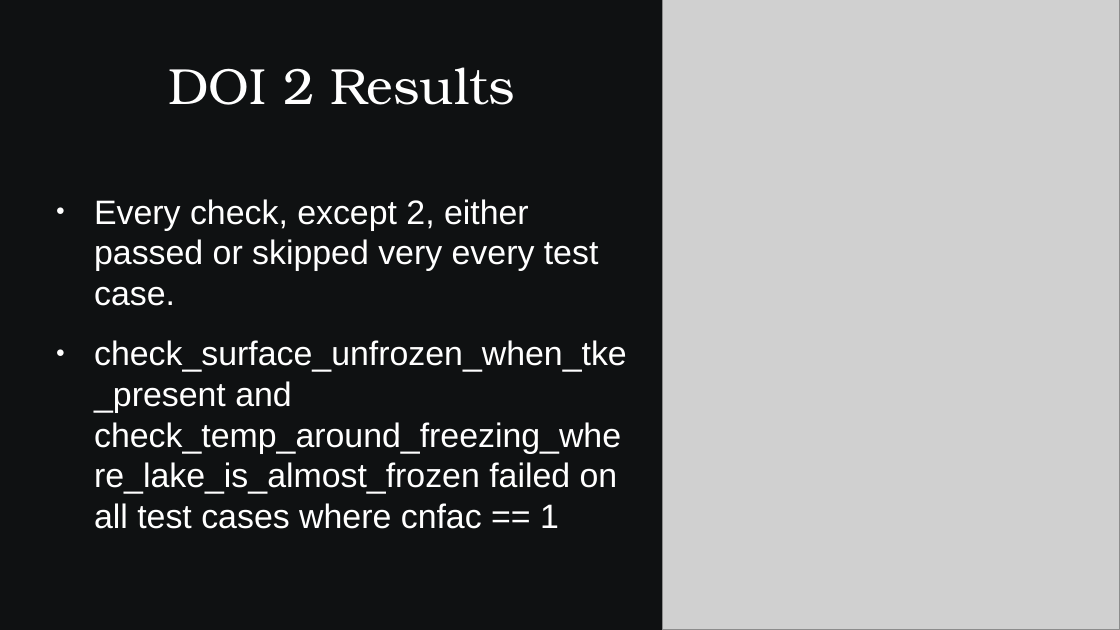
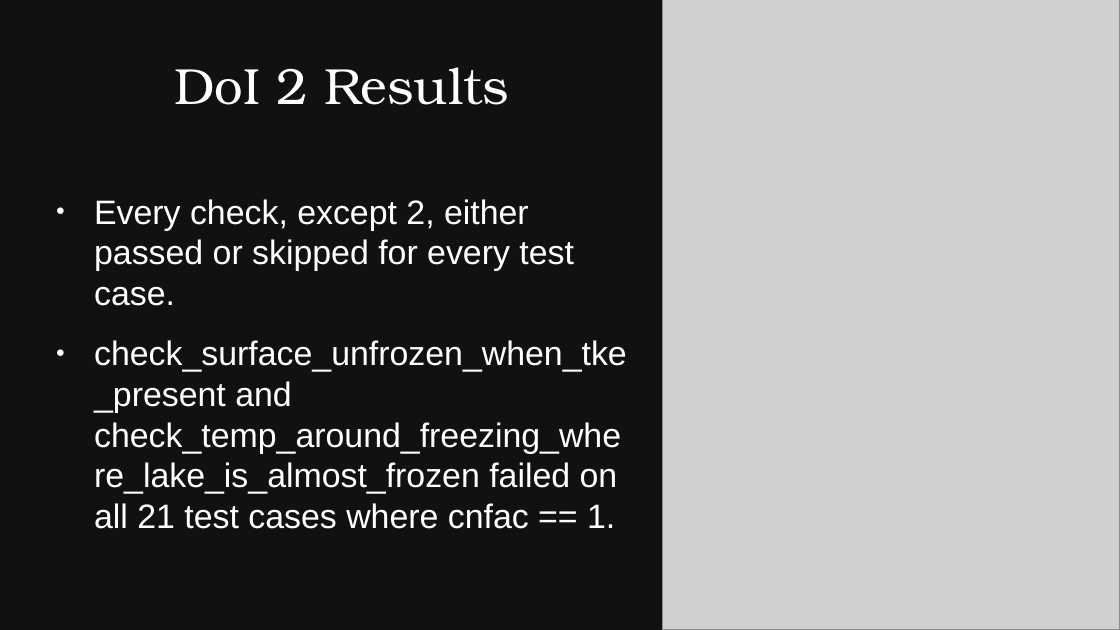
Before and after one commit to SamAllen06/lake_temp_work, a slide deck: slide 43 of documentation/for_collaborators/AnalysisOverview.pptx (slide 45 before the commit). Drawn at 1120x630 pixels with LibreOffice and Linux fonts; fonts in the diff are those of the drawing; grey boxes stand for pictures. Boxes give left, top, right and bottom in pixels: in the first picture for what was removed or moved away, otherwise in the second. Text is boxed around its words. In the diff, an @@ line names an element or a change of style, - is before the commit and + after.

Commit message:
Update slides
Update mathematical representation of checks

```diff
--- a/documentation/for_collaborators/AnalysisOverview.pptx
+++ b/documentation/for_collaborators/AnalysisOverview.pptx
@@ title at (174, 67, 509, 105): text changed @@
-DOI 2 Results
+DoI 2 Results
@@ text at (94, 199, 627, 529): text changed @@
-● Every check, except 2, either passed or skipped very every test case.
-● check_surface_unfrozen_when_tke_present and check_temp_around_freezing_where_lake_is_almost_frozen failed on all test cases where cnfac == 1
+● Every check, except 2, either passed or skipped for every test case.
+● check_surface_unfrozen_when_tke_present and check_temp_around_freezing_where_lake_is_almost_frozen failed on all 21 test cases where cnfac == 1.
```
Also in this commit, not shown: 17 other slides changed, 2 slides removed, 3 other files.
